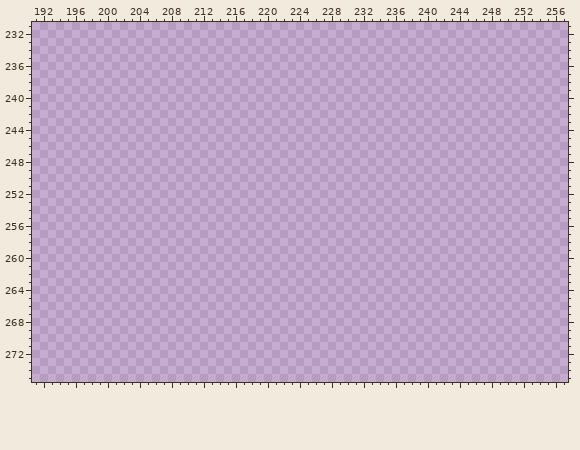
Edited in one commit: pixel-art file (levels/tilesets/sprites/tileset.ase). Above is the file before it was changed.
512x460 pixels, 1 frame. Colours within 5 levels of each other are drawn and written as one. Shown: x 191..257, y 231..275.
New version:
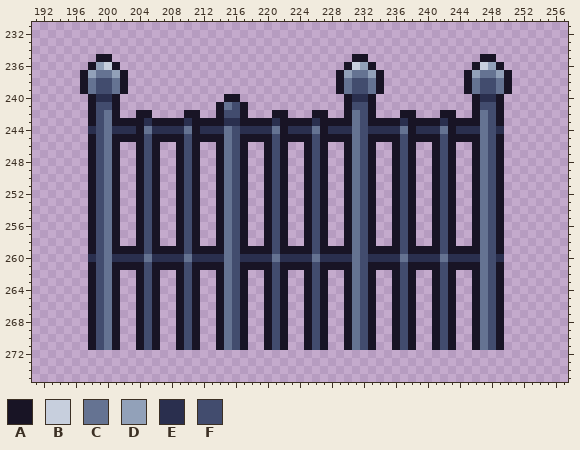
Palette (. is transparent): A #181425  B #c7cfdd  C #657392  D #92a1b9  E #2a2f4e  F #424c6e
Edits made:
Layer "Layer 2":
Colour A now appears in row 235 at x 199 to 200, 231 to 232 and 247 to 248; in row 236 at x 198, 201, 230, 233, 246 and 249; in rows 237 to 239 at x 197, 202, 229, 234, 245 and 250; in row 240 at x 198, 201, 215 to 216, 230, 233, 246 and 249; in row 241 at x 198, 201, 214, 217, 230, 233, 246 and 249; in row 242 at x 198, 201, 204 to 205, 210 to 211, 214, 217, 221 to 222, 226 to 227, 230, 233, 237 to 238, 242 to 243, 246 and 249.
Colour A now appears in row 243 at x 198, 201 to 204, 206 to 209, 211 to 214, 217 to 220, 222 to 225, 227 to 230, 233 to 236, 238 to 241, 243 to 246 and 249; in row 244 at x 204, 211, 222, 227, 238 and 243; in row 245 at x 198, 201 to 204, 206 to 209, 211 to 214, 217 to 220, 222 to 225, 227 to 230, 233 to 236, 238 to 241, 243 to 246 and 249; in rows 246 to 258 at x 198, 201, 204, 206, 209, 211, 214, 217, 220, 222, 225, 227, 230, 233, 236, 238, 241, 243, 246 and 249; in row 259 at x 198, 201 to 204, 206 to 209, 211 to 214, 217 to 220, 222 to 225, 227 to 230, 233 to 236, 238 to 241, 243 to 246 and 249; in row 261 at x 198, 201 to 204, 206 to 209, 211 to 214, 217 to 220, 222 to 225, 227 to 230, 233 to 236, 238 to 241, 243 to 246 and 249.
Colour A now appears in rows 262 to 271 at x 198, 201, 204, 206, 209, 211, 214, 217, 220, 222, 225, 227, 230, 233, 236, 238, 241, 243, 246 and 249.
Colour B now appears in row 236 at x 200, 231 and 247.
Colour C now appears in row 237 at x 199 to 200, 231 to 232 and 247 to 248; in rows 238 to 239 at x 198, 201, 230, 233, 246 and 249; in row 241 at x 215; in rows 242 to 243 at x 200, 231 and 247; in row 244 at x 200, 205, 210, 215, 221, 226, 231, 237, 242 and 247; in rows 245 to 259 at x 200, 215, 231 and 247.
Colour C now appears in row 260 at x 200, 205, 210, 215, 221, 226, 231, 237, 242 and 247; in rows 261 to 271 at x 200, 215, 231 and 247.
Colour D now appears in row 236 at x 199, 232 and 248; in row 237 at x 198, 201, 230, 233, 246 and 249.
Colour E now appears in row 240 at x 199 to 200, 231 to 232 and 247 to 248; in row 243 at x 205, 210, 215 to 216, 221, 226, 237 and 242; in row 244 at x 198, 201 to 203, 206 to 209, 212 to 214, 217 to 220, 223 to 225, 228 to 230, 233 to 236, 239 to 241, 244 to 246 and 249; in row 260 at x 198, 201 to 204, 206 to 209, 211 to 214, 217 to 220, 222 to 225, 227 to 230, 233 to 236, 238 to 241, 243 to 246 and 249.
Colour F now appears in rows 238 to 239 at x 199 to 200, 231 to 232 and 247 to 248; in row 241 at x 199 to 200, 216, 231 to 232 and 247 to 248; in row 242 at x 199, 215 to 216, 232 and 248; in row 243 at x 199, 232 and 248; in row 244 at x 199, 216, 232 and 248; in rows 245 to 259 at x 199, 205, 210, 216, 221, 226, 232, 237, 242 and 248.
Colour F now appears in row 260 at x 199, 216, 232 and 248; in rows 261 to 271 at x 199, 205, 210, 216, 221, 226, 232, 237, 242 and 248.
